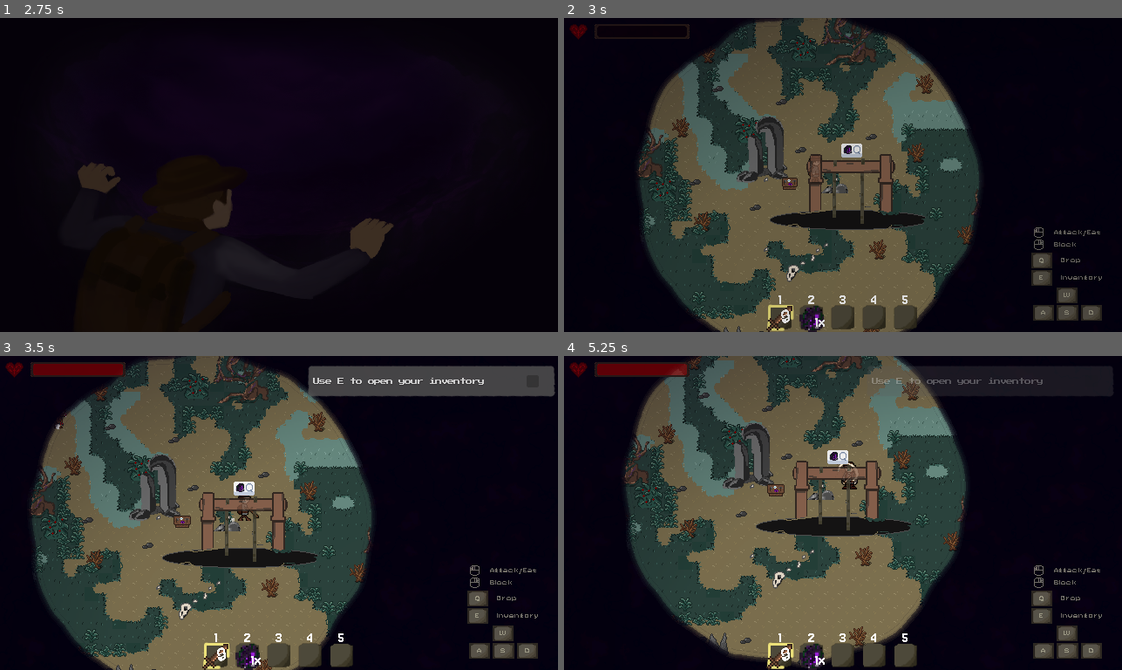
Above: before the commit, frames 1-4 (two rows, left to right).
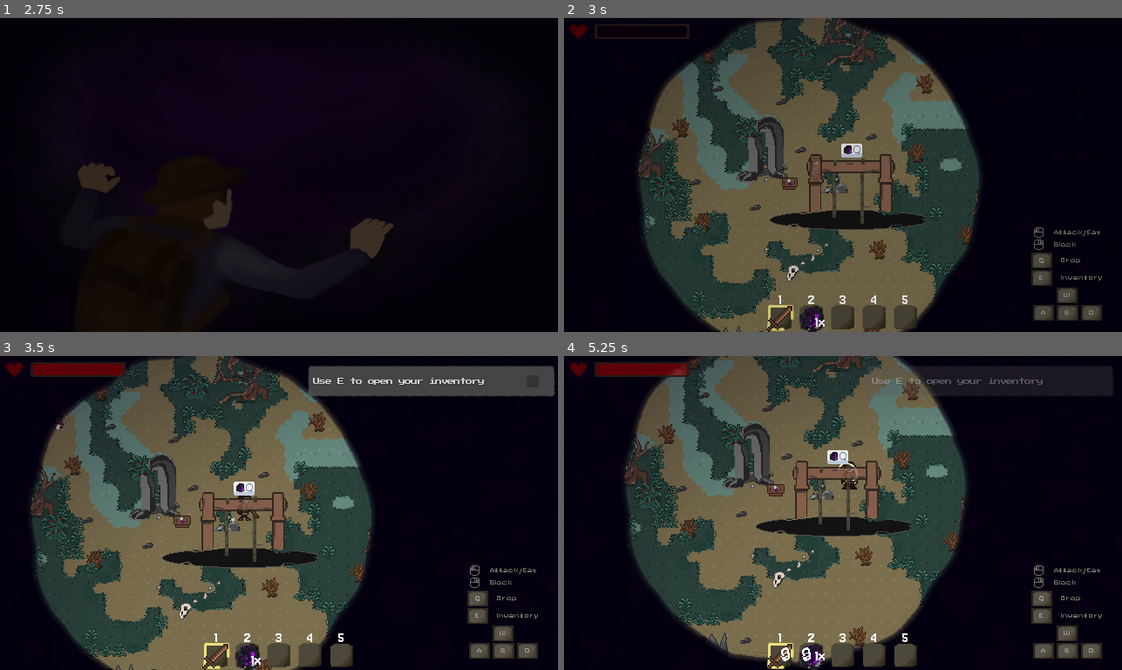
Above: after the commit, the same moments.

Repository: TimoRoggel/EverDark
Game: Godot game, scene res://UI/Main menu/main_menu.tscn
The game is run twice, just before and just after one commit, with the same random seed, the same clock (stepped at 60 frames per second) and the same inputs. The engine's default icon, where the game draws it, is replaced by a stand-in: a white triangle on a blue panel in a dark square. Sound files missing from this copy of the repository are replaced by a short silence.
Inputs (mouse positions are in pixels of both pictures, inside the frame that each line leads up to):
- Up to frame 1 (2.75 s): click "Start a new game" at 0.5 s; click "Start a new game" at 1.25 s; click "OK" at 2 s
- Up to frame 2 (3 s): tap Enter (ui_accept) at 2.75 s; move the mouse to (965, 159) at 2.77 s; hold D (right) from 2.78 s (still down); hold Alt (lock) from 2.78 s (still down); tap R (eat) at 2.85 s; click (965, 159) at 2.92 s
- Up to frame 3 (3.5 s): keep holding D (right); keep holding Alt (lock); tap Enter (ui_accept) at 3.02 s
- Up to frame 4 (5.25 s): release D (right) at 3.5 s; release Alt (lock) at 3.5 s; drag from (731, 528) to (658, 569) at 3.52 s; click (781, 657) at 4.25 s, where only the run before the commit has a clickable "🔒"; click "1x" at 5 s

Frame 1 is identical in both runs. In frame 2, less than 0.1% of the frame differs, in the area x 38-41%, y 92-98%; in frame 3, less than 0.1%; in frame 4, less than 0.1%, in the area x 42-47%, y 92-99%.

Commit message:
more consistent hotbar locking

Diff:
--- a/scenes/characters/hotbar_container.gd
+++ b/scenes/characters/hotbar_container.gd
@@ -32,15 +32,6 @@
 	if not is_active:
 		return
 
-	if event.is_action_pressed("lock"):
-		if inventory:
-			var slots = inventory.get_slots()
-			if currently_selected_slot < slots.size():
-				var current_slot: InventorySlot = slots[currently_selected_slot]
-				if current_slot.inventory_item:
-					current_slot.inventory_item.locked = !current_slot.inventory_item.locked
-					popup_animation(get_child(currently_selected_slot).get_child(0))
-
 	if event.is_action_pressed("drop_item"):
 		if inventory:
 			var slots = inventory.get_slots()
@@ -67,10 +58,21 @@
 func _process(_delta: float) -> void:
 	update_hotbar()
 
+func lock_slot(index: int) -> void:
+	if !inventory:
+		return
+	var slots = inventory.get_slots()
+	if index >= slots.size():
+		return
+	var slot: InventorySlot = slots[index]
+	if slot.inventory_item:
+		slot.inventory_item.locked = !slot.inventory_item.locked
+		popup_animation(get_child(index).get_child(0))
+
 func add_slots() -> void:
 	if inventory && self.get_child_count() == 0:
 		for i: int in hotbar_slots:
-			var slot_texture: HotbarTextureButton = create_slot()
+			var slot_texture: HotbarTextureButton = create_slot(i)
 			var item_texture: TextureRect = create_item_texture()
 			var amount_label: Label = create_amount_label()
 			var key_label: Label = create_key_index_label(i)
@@ -81,10 +83,12 @@
 			slot_texture.add_child(key_label)
 			add_child(slot_texture)
 
-func create_slot() -> HotbarTextureButton:
+func create_slot(index: int = 0) -> HotbarTextureButton:
 	var slot_texture: HotbarTextureButton = HotbarTextureButton.new()
 	slot_texture.texture_normal = preload("res://graphics/32x32_inventory_HUD_01_transp.png")
 	slot_texture.texture_focused = preload("res://graphics/ui_icons/hotbar_slot_focus.png")
+	slot_texture.container = self
+	slot_texture.index = index
 	#slot_texture.mouse_filter = Control.MOUSE_FILTER_IGNORE
 	slot_texture.focus_mode = Control.FOCUS_ACCESSIBILITY
 	return slot_texture
--- a/scripts/tools/hotbar_texture_button.gd
+++ b/scripts/tools/hotbar_texture_button.gd
@@ -1,6 +1,18 @@
 class_name HotbarTextureButton extends TextureButton
 
 var item: Item = null
+var index: int = 0
+var container: Control = null
+
+func _gui_input(event: InputEvent) -> void:
+	if !is_instance_of(event, InputEventMouseButton):
+		return
+	if !event.pressed:
+		return
+	if event.button_index != MouseButton.MOUSE_BUTTON_LEFT:
+		return
+
+	container.lock_slot(index)
 
 func _make_custom_tooltip(_for_text: String) -> Object:
 	if !item:
